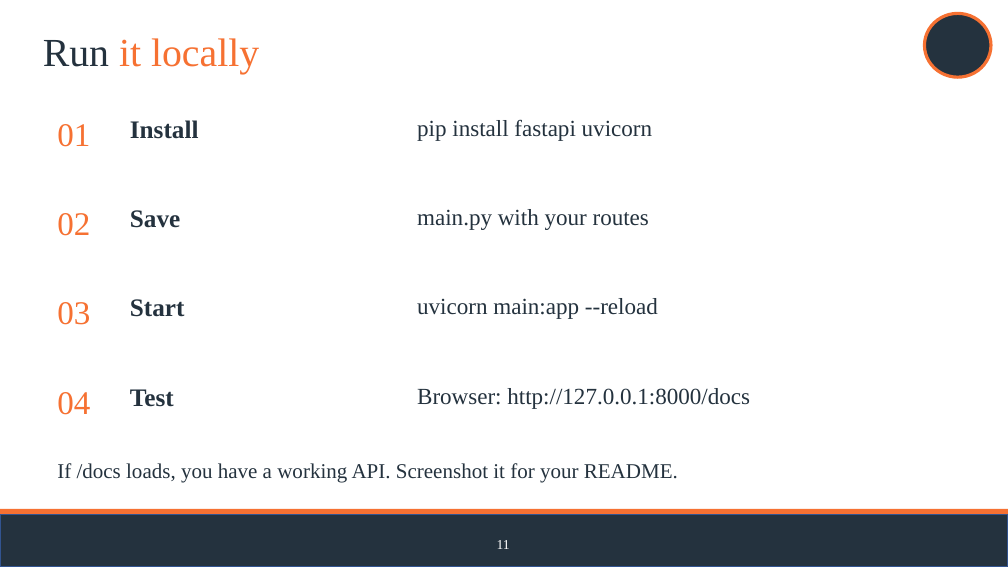
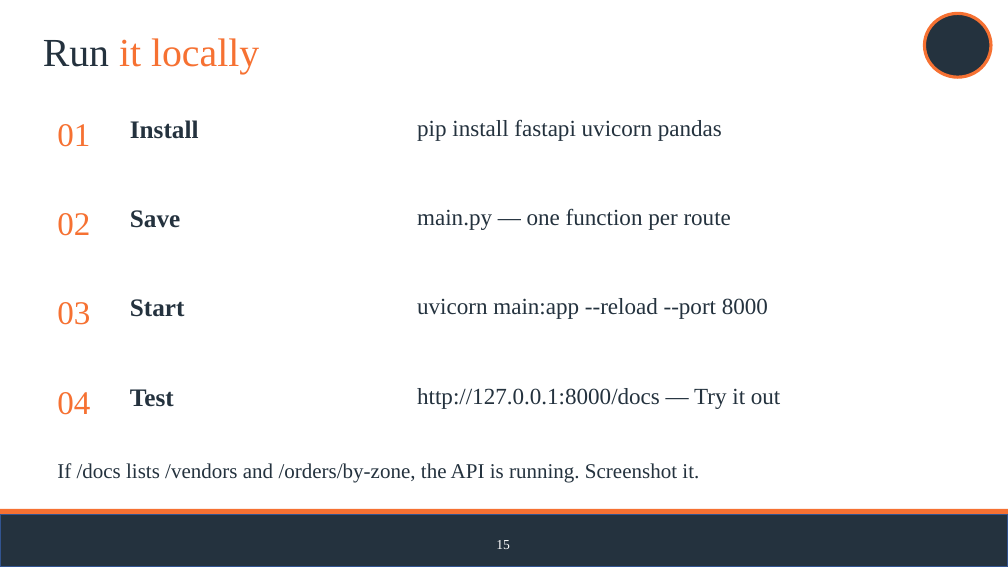
Before and after one commit to jasontpv/DS2002FA26, a slide deck: slide 15 of notebooks/08-capstone-gameday/DS2002 Build Your Own API.pptx (slide 11 before the commit). Drawn at 1008x567 pixels with LibreOffice and Linux fonts; fonts in the diff are those of the drawing; background and template pictures are left out. Boxes give left, top, right and bottom in pixels: in the first picture for what was removed or moved away, otherwise in the second. Text is boxed around its words. In the diff, an @@ line names an element or a change of style, - is before the commit and + after.

```diff
--- a/notebooks/08-capstone-gameday/DS2002 Build Your Own API.pptx
+++ b/notebooks/08-capstone-gameday/DS2002 Build Your Own API.pptx
@@ text at [417, 119, 722, 141]: text changed @@
-pip install fastapi uvicorn
+pip install fastapi uvicorn pandas
@@ text at [417, 208, 731, 230]: text changed @@
-main.py with your routes
+main.py — one function per route
@@ text at [417, 298, 768, 319]: text changed @@
-uvicorn main:app --reload
+uvicorn main:app --reload --port 8000
@@ text at [417, 388, 780, 409]: text changed @@
-Browser: http://127.0.0.1:8000/docs
+http://127.0.0.1:8000/docs — Try it out
@@ text at [57, 463, 699, 483]: text changed @@
-If /docs loads, you have a working API. Screenshot it for your README.
+If /docs lists /vendors and /orders/by-zone, the API is running. Screenshot it.
@@ text at [496, 540, 510, 549]: text changed @@
-11
+15
```
Also in this commit, not shown: 7 other slides changed, 5 slides added, 1 slide removed, 5 other files.
